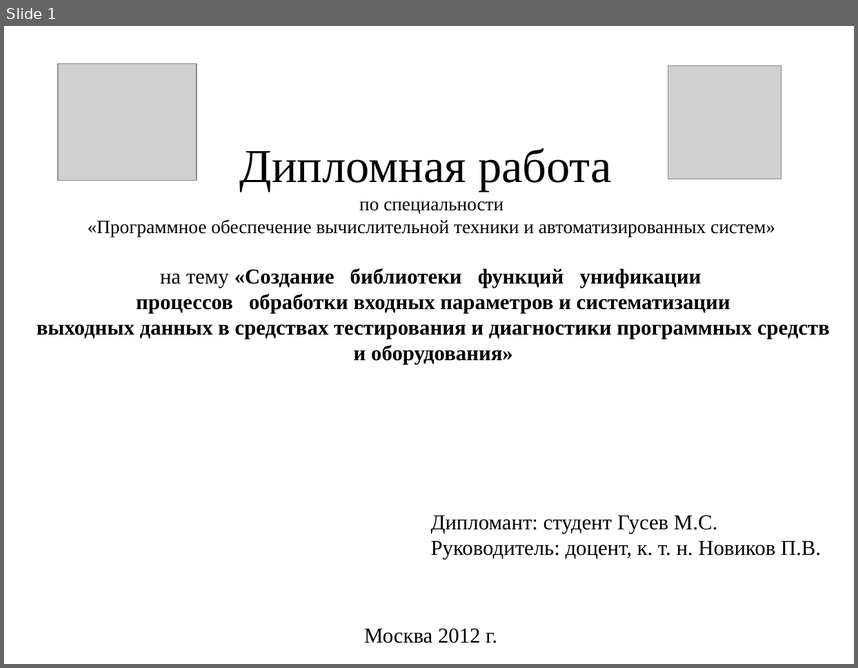
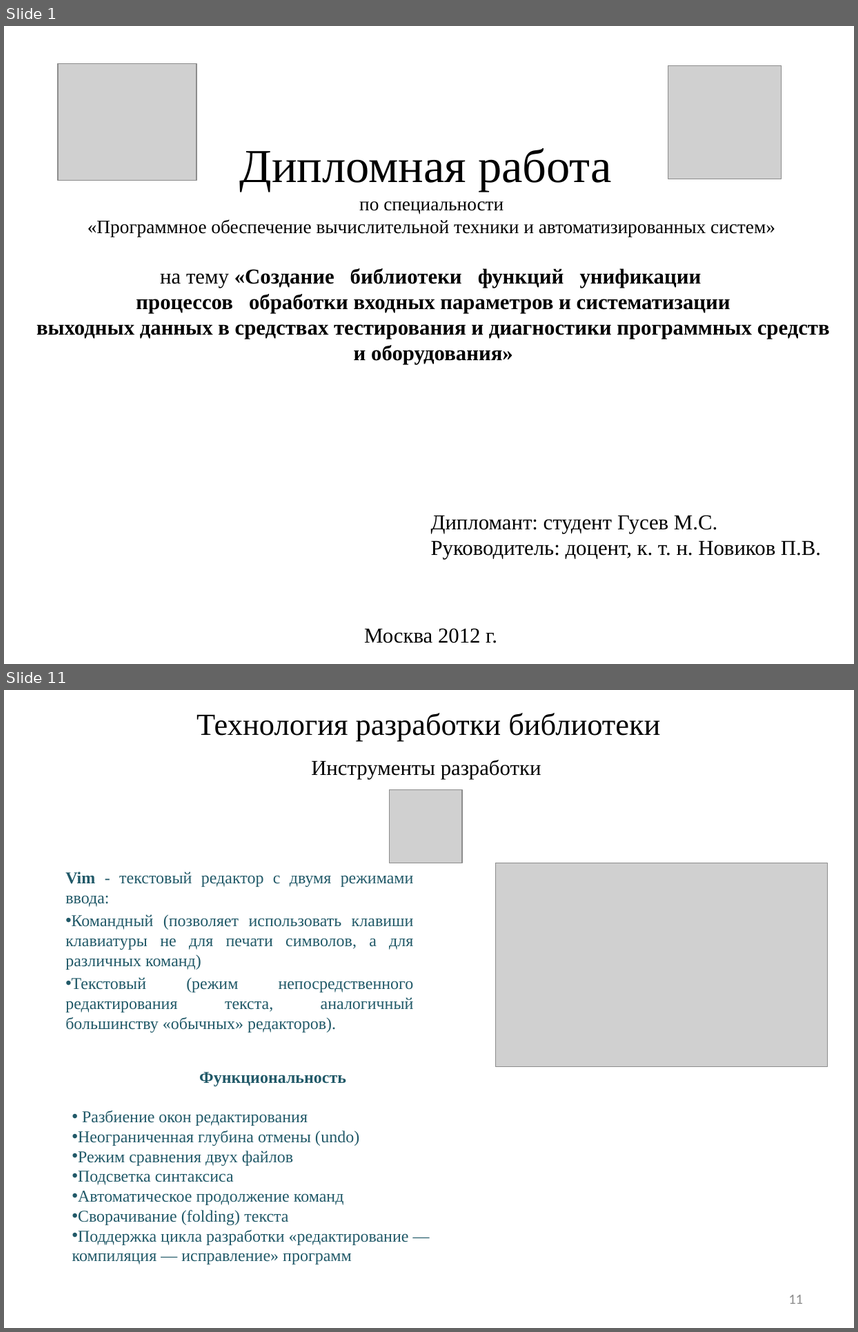
Before and after one commit to nwcfang/diplom_report, a slide deck: presentation/presentation.pptx. Shown one above the other, each under a label of ours: slide 1 before the commit, slides 1 and 11 after it; the slides between them are not shown. The pictures are 858x668 and 858x1332 pixels, drawn with LibreOffice and Linux fonts; fonts in the diff are those of the drawing; grey boxes stand for pictures. Boxes give left, top, right and bottom in pixels: in the first picture for what was removed or moved away, otherwise in the second. Text is boxed around its words. In the diff, an @@ line names an element or a change of style, - is before the commit and + after.

Commit message:
presentation

```diff
--- a/presentation/presentation.pptx
+++ b/presentation/presentation.pptx
@@ slide 11 added at bbox=[4, 690, 854, 1328], background #FFFFFF @@
@@ title added at bbox=[197, 713, 660, 741], 26 pt, text #000000 @@
+Технология разработки библиотеки
@@ text added at bbox=[311, 760, 542, 779], 18 pt, text #000000 @@
+Инструменты разработки
@@ picture added at bbox=[389, 789, 462, 862] @@
@@ text added at bbox=[65, 871, 414, 1032], 14 pt, text #215968 @@
+Vim - текстовый редактор с двумя режимами ввода:
+• Командный (позволяет использовать клавиши клавиатуры не для печати символов, а для различных команд)
+• Текстовый (режим непосредственного редактирования текста, аналогичный большинству «обычных» редакторов).
@@ picture added at bbox=[495, 862, 828, 1067] @@
@@ text added at bbox=[72, 1072, 409, 1264], 14 pt, text #215968 @@
+Функциональность
+• Разбиение окон редактирования
+• Неограниченная глубина отмены (undo)
+• Режим сравнения двух файлов
+• Подсветка синтаксиса
+• Автоматическое продолжение команд
+• Сворачивание (folding) текста
+• Поддержка цикла разработки «редактирование — компиляция — исправление» программ
@@ page number added at bbox=[789, 1294, 803, 1303], 12 pt, text #8C8C8C @@
+11
```
Also in this commit, not shown: 2 slides changed, 9 other slides added, 10 other files.
